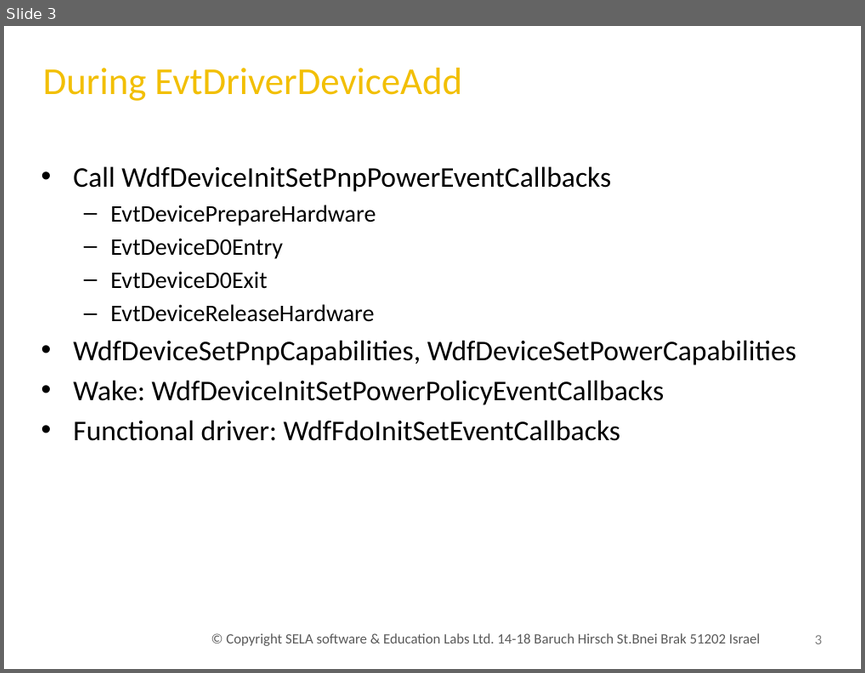
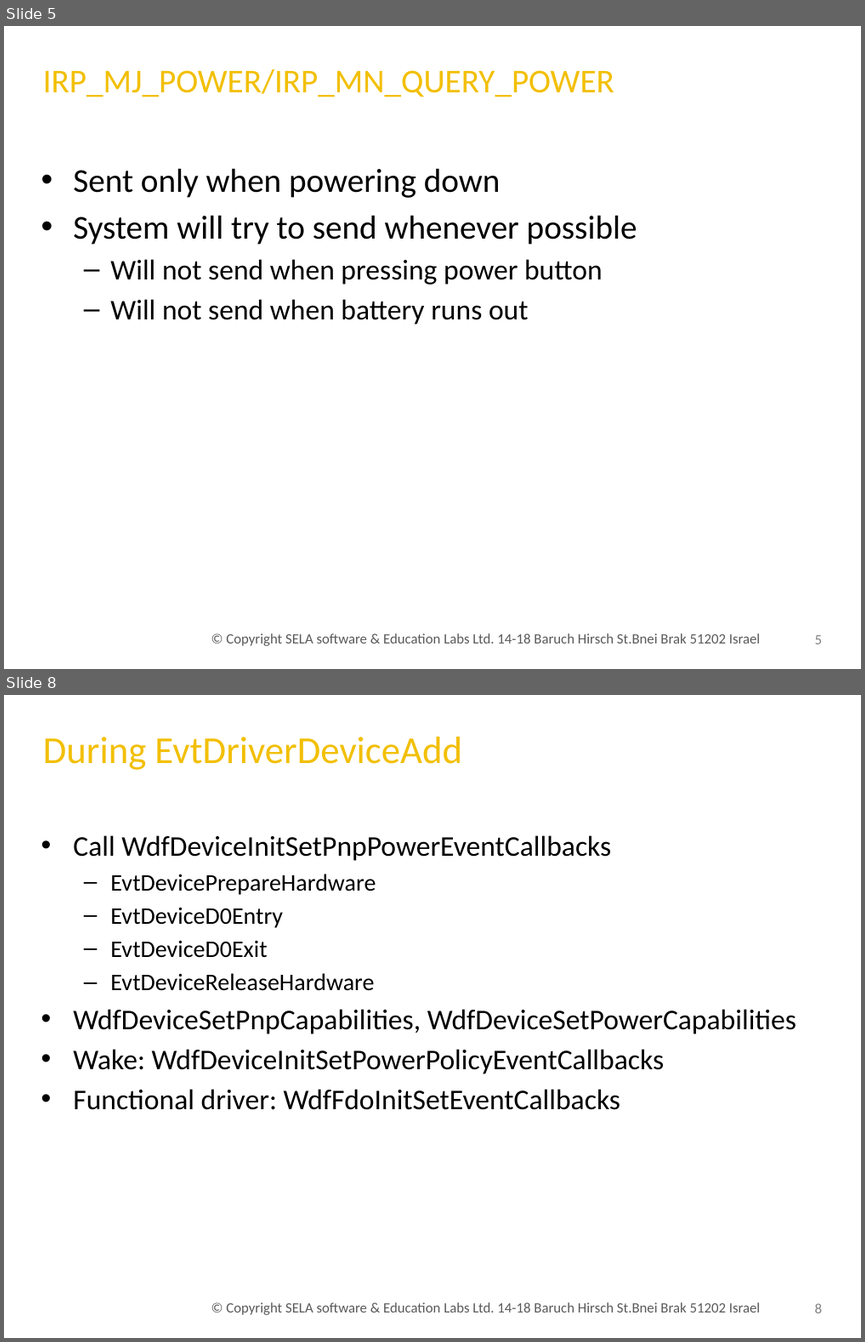
Before and after one commit to uri247/Projects, a slide deck: pmgmt/Pow040.Kmdf.pptx. Shown one above the other, each under a label of ours: slide 3 before the commit, slides 5 and 8 after it; the slides between them are not shown. The pictures are 865x673 and 865x1342 pixels, drawn with LibreOffice and Linux fonts; fonts in the diff are those of the drawing; background and template pictures are left out. Boxes give left, top, right and bottom in pixels: in the first picture for what was removed or moved away, otherwise in the second. Text is boxed around its words. In the diff, an @@ line names an element or a change of style, - is before the commit and + after.

```diff
--- a/pmgmt/Pow040.Kmdf.pptx
+++ b/pmgmt/Pow040.Kmdf.pptx
@@ slide 5 added at (4,26,861,669), background picture (left out) @@
@@ title added at (43,68,614,97), 28 pt, text gradient #DC8506 to #F2BF04 to #FFFFCC @@
+IRP_MJ_POWER/IRP_MN_QUERY_POWER
@@ text added at (73,168,637,324), 24 pt, text #000000 @@
+• Sent only when powering down
+• System will try to send whenever possible
+  – Will not send when pressing power button
+  – Will not send when battery runs out
@@ text added at (226,633,760,646), 12 pt, text #595959 @@
+© Copyright SELA software & Education Labs Ltd. 14-18 Baruch Hirsch St.Bnei Brak 51202 Israel
@@ page number added at (815,635,822,644), 12 pt, text #808080 @@
+5
@@ what was slide 3 is now slide 8 @@
@@ page number at (815,1303,822,1313): text changed @@
-3
+8
```
Also in this commit, not shown: 2 slides changed, 4 other slides added, 19 other files.
